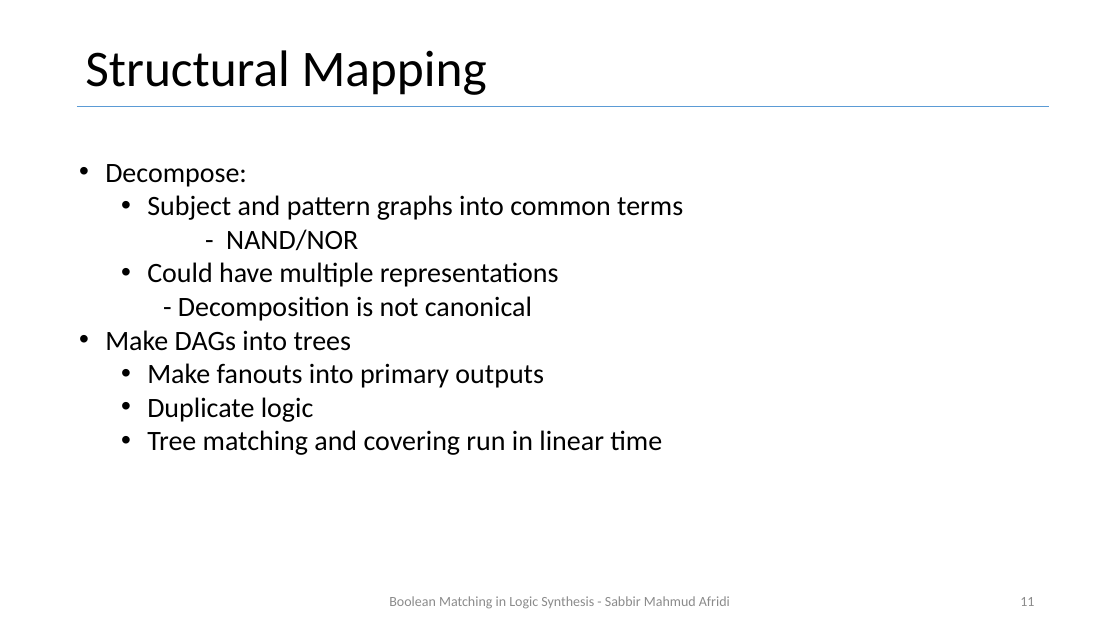
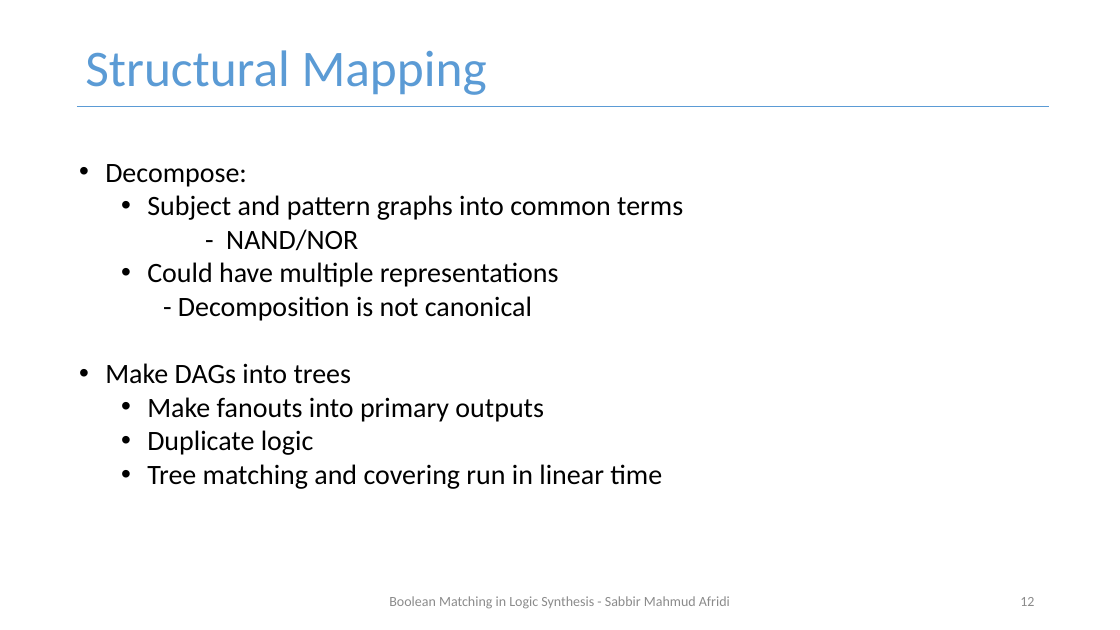
Before and after one commit to smahmuddz/logicSynthesis, a slide deck: slide 12 of Presentation.pptx (slide 11 before the commit). Drawn at 1120x630 pixels with LibreOffice and Linux fonts; fonts in the diff are those of the drawing. Boxes give left, top, right and bottom in pixels: in the first picture for what was removed or moved away, otherwise in the second. Text is boxed around its words. In the diff, an @@ line names an element or a change of style, - is before the commit and + after.

```diff
--- a/Presentation.pptx
+++ b/Presentation.pptx
@@ title "Structural Mapping" at [85,50,487,95]: text colour #000000 to #5B9BD5 @@
@@ text "Decompose:" rewrapped from [105,164,683,455] to [105,164,683,489] @@
@@ page number at [1020,597,1034,606]: text changed @@
-11
+12
```
Also in this commit, not shown: 29 other slides changed, 2 slides added.
